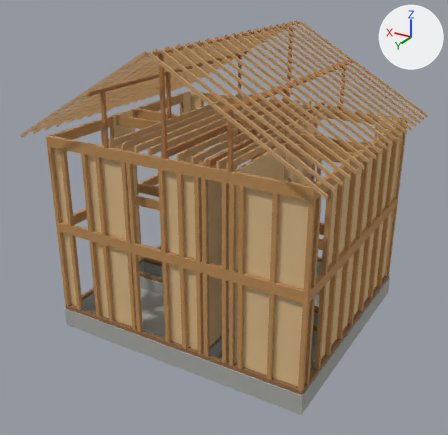
Two versions of the glTF model GLB/structure_W.glb, one commit apart.
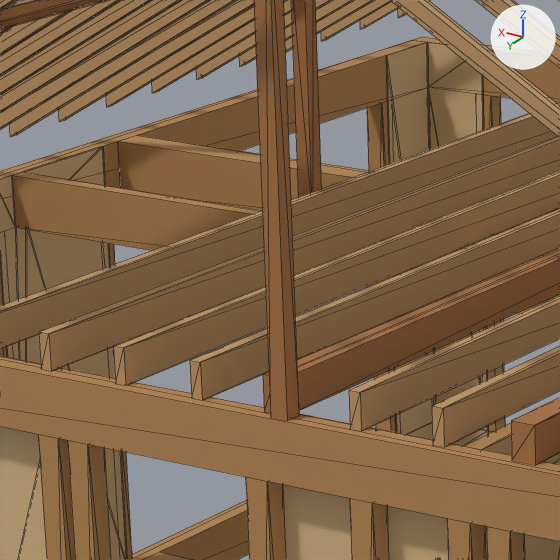
Old and new are each drawn whole from a 50 mm lens placed at (-4.83, 19.2, 10.18), pointed at (4.45, 3.73, 2.44) and again close up on the part from 25% to 48% of the width and 19% to 42% of the height. Arrows for +X, +Y and +Z are at upper right; the lights stay in place. The first two pictures are the older version. The close-ups show mesh edges as thin lines. Where no turn or scale is listed for an object, it has been applied to the vertices. Vertices at exactly the same position are counted once.

In view in the first close-up: 'structure:F2:beam_B02', 'structure:F2:beam_B03', 'structure:F2:beam_B05', 'structure:F2:beam_B06', 'structure:F2:bearing_wall_BW14', 'structure:attic:joist_J01', 'structure:attic:joist_J02', 'structure:attic:joist_J03', 'structure:attic:joist_J04', 'structure:attic:joist_J06_north', 'structure:attic:trimmer_east', 'structure:roof:post_ridge_P02' and 45 more.
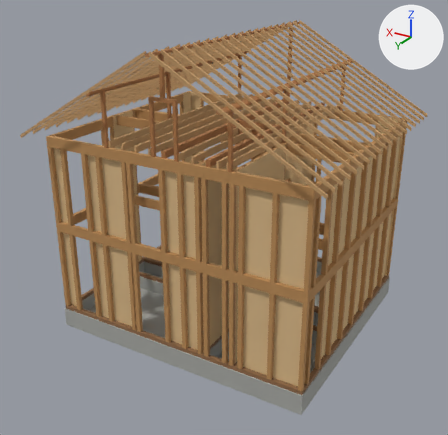
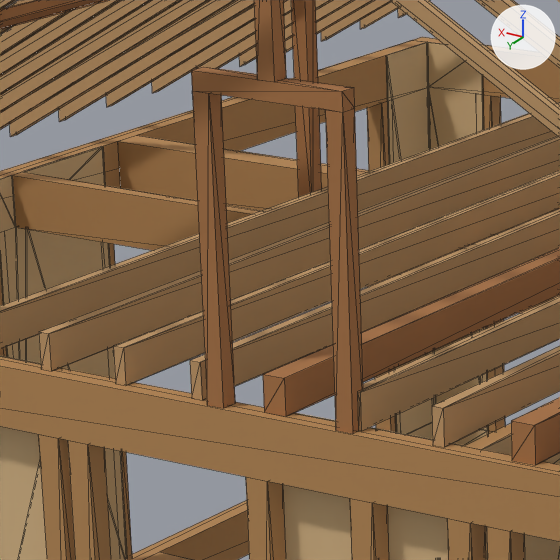
Edits to the bpy script that builds the scene:
```text
Add mat_structure_roof_post_vent_right:
    mat_structure_roof_post_vent_right = principled_material('structure-roof-post_vent_right')
    mat_structure_roof_post_vent_right.base_color = (0.413, 0.178, 0.0595)  # brown #ac7545
    mat_structure_roof_post_vent_right.roughness = 0.86
Add mat_structure_roof_post_vent_left:
    mat_structure_roof_post_vent_left = principled_material('structure-roof-post_vent_left')
    mat_structure_roof_post_vent_left.base_color = (0.413, 0.178, 0.0595)  # brown #ac7545
    mat_structure_roof_post_vent_left.roughness = 0.86
Change me_structure_attic_joist_j06_north:
    used by ob_structure_attic_joist_j06_north; location = (0.0, 0.0, 0.0)
    remove me_structure_attic_joist_j06_north.from_pydata(...)  # 8 vertices, 12 faces; spans x 3.68..3.74, y 4.22..7.19, z 5.4..5.58
    add me_structure_attic_joist_j06_north.from_pydata(...)  # 12 vertices, 20 faces; spans x 3.68..3.74, y 4.22..7.19, z 5.4..5.58
    me_structure_attic_joist_j06_north part 1
    2 vertices are removed from x 3.74, y 7.19, z 5.4..5.58
    8 faces are deleted
    6 vertices are added at (3.74, 7.14, 5.4), (3.69, 7.14, 5.4), (3.69, 7.19, 5.4), (3.74, 7.14, 5.58), (3.69, 7.14, 5.58), (3.69, 7.19, 5.58)
    16 new faces join them
Change me_structure_attic_trimmer_east:
    used by ob_structure_attic_trimmer_east; location = (0.0, 0.0, 0.0)
    remove me_structure_attic_trimmer_east.from_pydata(...)  # 16 vertices, 28 faces; spans x 4.09..4.21, y 0.09..7.19, z 5.4..5.58
    add me_structure_attic_trimmer_east.from_pydata(...)  # 12 vertices, 20 faces; spans x 4.09..4.21, y 0.09..7.19, z 5.4..5.58
    me_structure_attic_trimmer_east part 2
    6 vertices are removed from x 4.09..4.14, y 7.14..7.19, z 5.4..5.58
    17 faces are deleted
    2 vertices are added at (4.09, 7.19, 5.58), (4.09, 7.19, 5.4)
    9 new faces join them
Add me_structure_roof_post_vent_right:
    me_structure_roof_post_vent_right.from_pydata(...)  # a box spanning x 3.695..3.785, y 7.145..7.235, z 5.396..6.828
    me_structure_roof_post_vent_right.materials.append(mat_structure_roof_post_vent_right)  # brown #ac7545
Add me_structure_roof_post_vent_left:
    me_structure_roof_post_vent_left.from_pydata(...)  # a box spanning x 4.405..4.495, y 7.145..7.235, z 5.396..6.828
    me_structure_roof_post_vent_left.materials.append(mat_structure_roof_post_vent_left)  # brown #ac7545
Add me_structure_roof_vent_header_north:
    me_structure_roof_vent_header_north.from_pydata(...)  # a box spanning x 3.695..4.495, y 7.145..7.235, z 6.828..6.918
    me_structure_roof_vent_header_north.materials.append(mat_structure_roof_post_ridge_p02)  # brown #ac7545
Remove ob_structure_roof_post_ridge_p02:
    ob_structure_roof_post_ridge_p02 = bpy.data.objects.new('structure:roof:post_ridge_P02', me_structure_roof_post_ridge_p02)
    ob_structure_roof_post_ridge_p02.location = (0.0, 0.0, 0.0)
Add ob_structure_roof_post_vent_right:
    ob_structure_roof_post_vent_right = bpy.data.objects.new('structure:roof:post_vent_right', me_structure_roof_post_vent_right)
    ob_structure_roof_post_vent_right.location = (0.0, 0.0, 0.0)
Add ob_structure_roof_post_vent_left:
    ob_structure_roof_post_vent_left = bpy.data.objects.new('structure:roof:post_vent_left', me_structure_roof_post_vent_left)
    ob_structure_roof_post_vent_left.location = (0.0, 0.0, 0.0)
Add ob_structure_roof_vent_header_north:
    ob_structure_roof_vent_header_north = bpy.data.objects.new('structure:roof:vent_header_north', me_structure_roof_vent_header_north)
    ob_structure_roof_vent_header_north.location = (0.0, 0.0, 0.0)
```

Location of each change, [x1, y1, x2, y2] in pixels of the close-ups (560 x 560 px):
'structure:attic:trimmer_east', reshaped: before [263, 247, 560, 414]; after [263, 247, 560, 417]
'structure:roof:post_ridge_P02', deleted (brown): before [254, 0, 299, 421]
'structure:attic:joist_J06_north', reshaped: before [349, 296, 560, 431]; after [357, 296, 560, 431]
'structure:roof:post_vent_right', added (brown): after [325, 108, 363, 433]
'structure:roof:post_vent_left', added (brown): after [192, 91, 235, 408]
'structure:roof:vent_header_north', added (brown): after [191, 67, 355, 112]
part 2 of me_structure_attic_trimmer_east, reshaped: before [264, 251, 560, 414]; after [264, 251, 560, 417]
'structure:roof:post_vent_king_north', unchanged, uncovered by the edit: after [254, 0, 286, 82]
